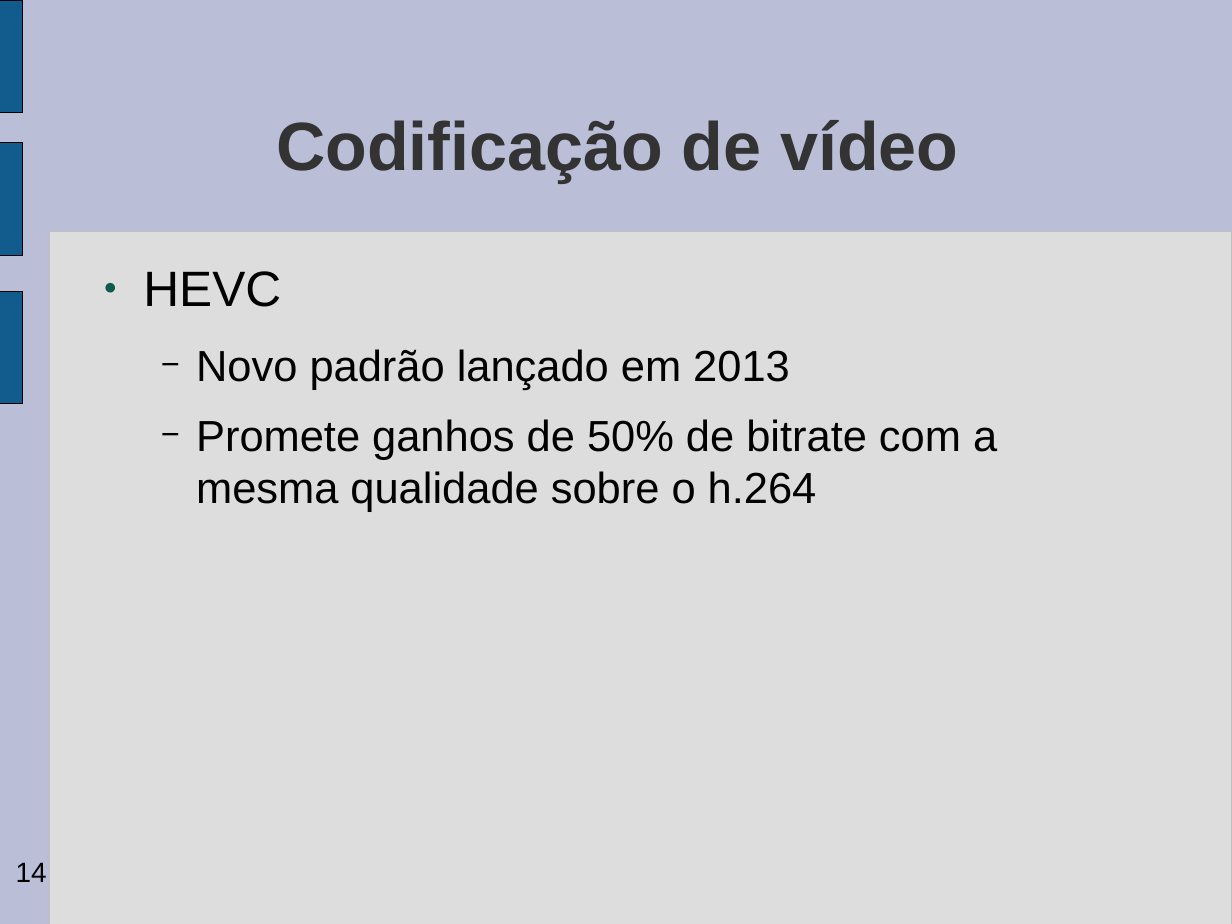
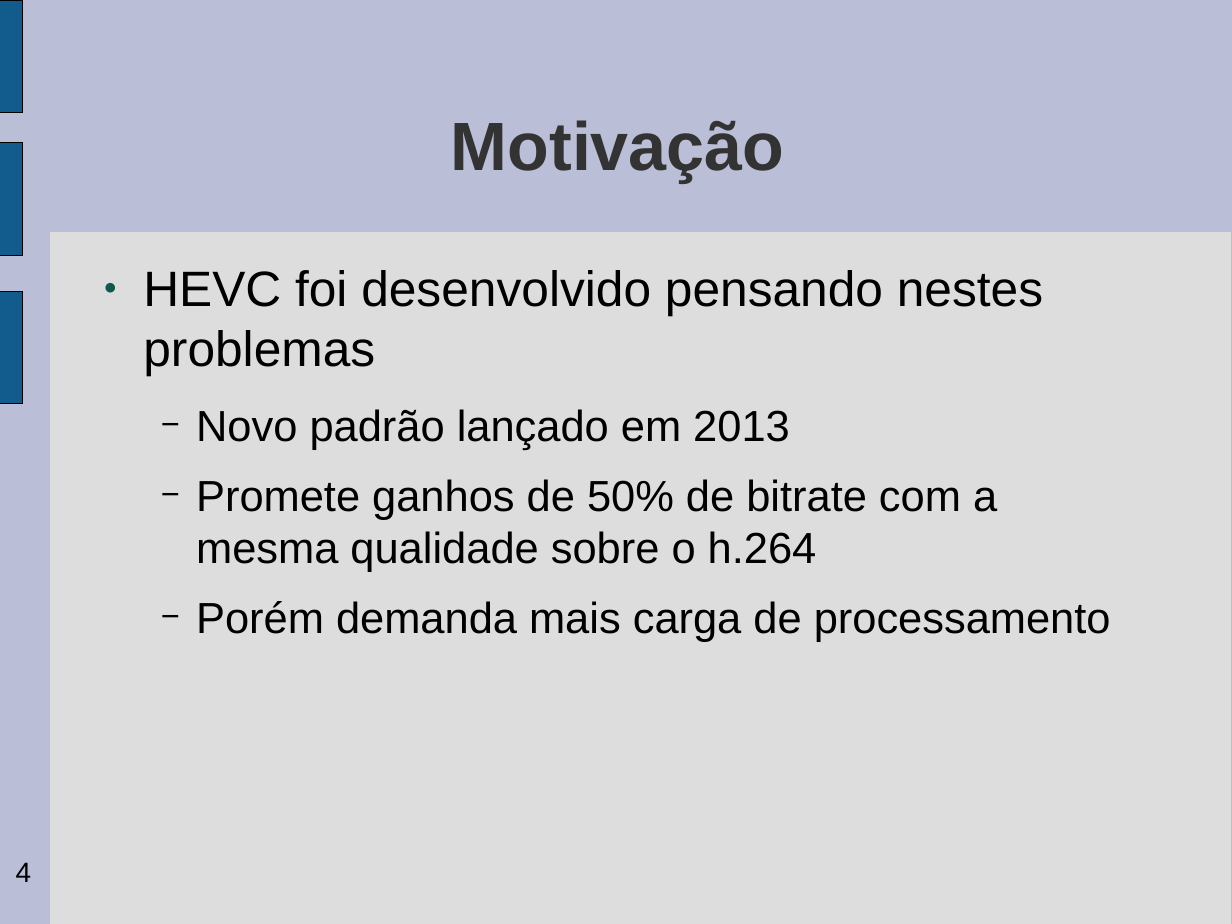
Before and after one commit to gabrieldiego/tg, a slide deck: slide 4 of artigo/apresentacao-tg2.odp (slide 14 before the commit). Drawn at 1232x924 pixels with LibreOffice and Linux fonts; fonts in the diff are those of the drawing; background and template pictures are left out. Boxes give left, top, right and bottom in pixels: in the first picture for what was removed or moved away, otherwise in the second. Text is boxed around its words. In the diff, an @@ line names an element or a change of style, - is before the commit and + after.

```diff
--- a/artigo/apresentacao-tg2.odp
+++ b/artigo/apresentacao-tg2.odp
@@ title at <box>451,120,785,182</box>: text changed @@
-Codificação de vídeo
+Motivação
@@ text at <box>143,270,1043,375</box>: text changed @@
-● HEVC
+● HEVC foi desenvolvido pensando nestes problemas
@@ text at <box>196,601,1111,642</box>: paragraph added @@
+  − Porém demanda mais carga de processamento
@@ page number at <box>16,862,32,882</box>: text changed @@
-14
+4
```
Also in this commit, not shown: 10 other slides changed, 4 slides added, 8 slides removed.
